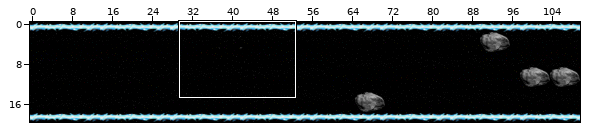
A Tiled map gets an edit: level29.tmx. The first picture is a wide view before the edit; the outline marks the close-up.
Close-up. Before:
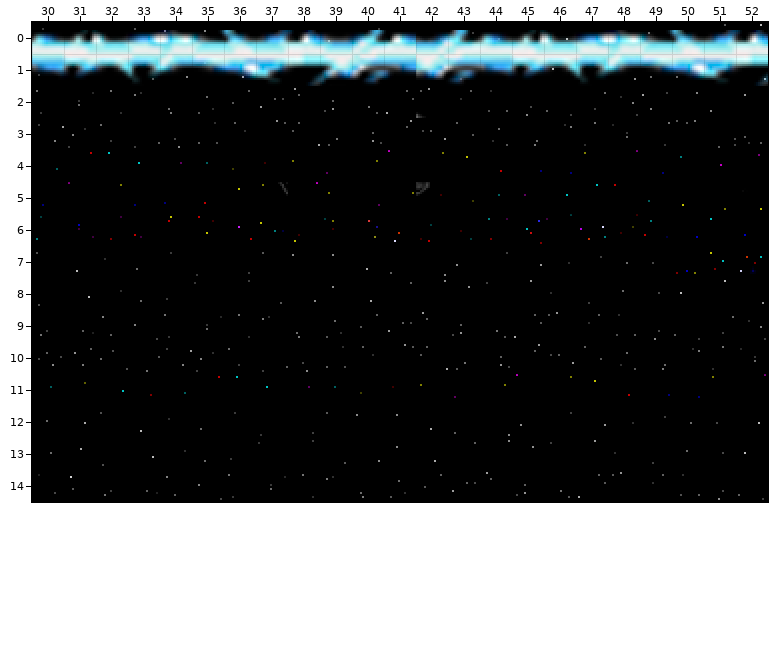
Cells are 16x16 px. Shown: x 30..52, y 0..14. The commit also changed other parts of the map, which this record leaves out.
The same view after the edit:
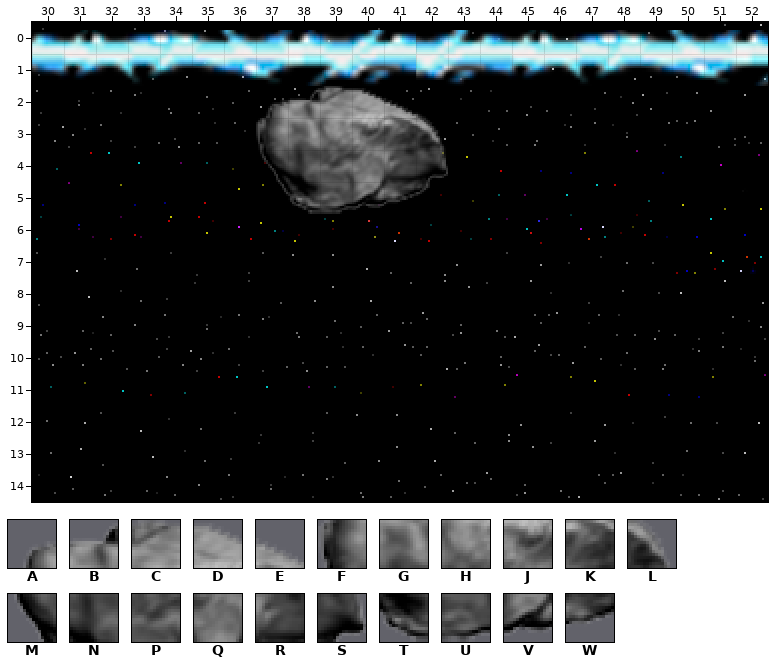
Key: from "reversePolarity Full": A 3, B 4, C 5, D 6, E 7, F 63, G 64, H 65, J 66, K 67, L 68, M 123, N 124, P 125, Q 126, R 127, S 128, T 184, U 185, V 186, W 187.
_ is an empty cell, . an unchanged one.
The exact change:
--- layer "hazards"
@@ x 37..42 @@
- 2 _____.
- 3 ______
- 4 ______
- 5 .____.
+ 2 ABCDE.
+ 3 FGHJKL
+ 4 MNPQRS
+ 5 .TUVW.
Where, in picture pixels (left, top, right, bottom), the same in both close-ups:
added: (256, 86, 448, 214)
